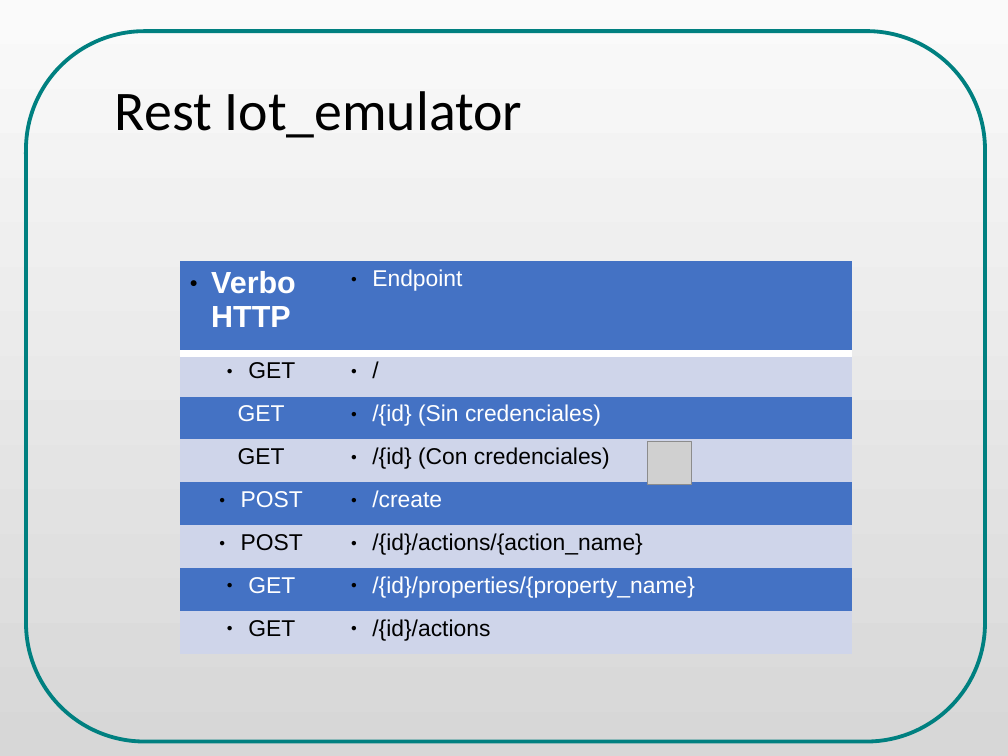
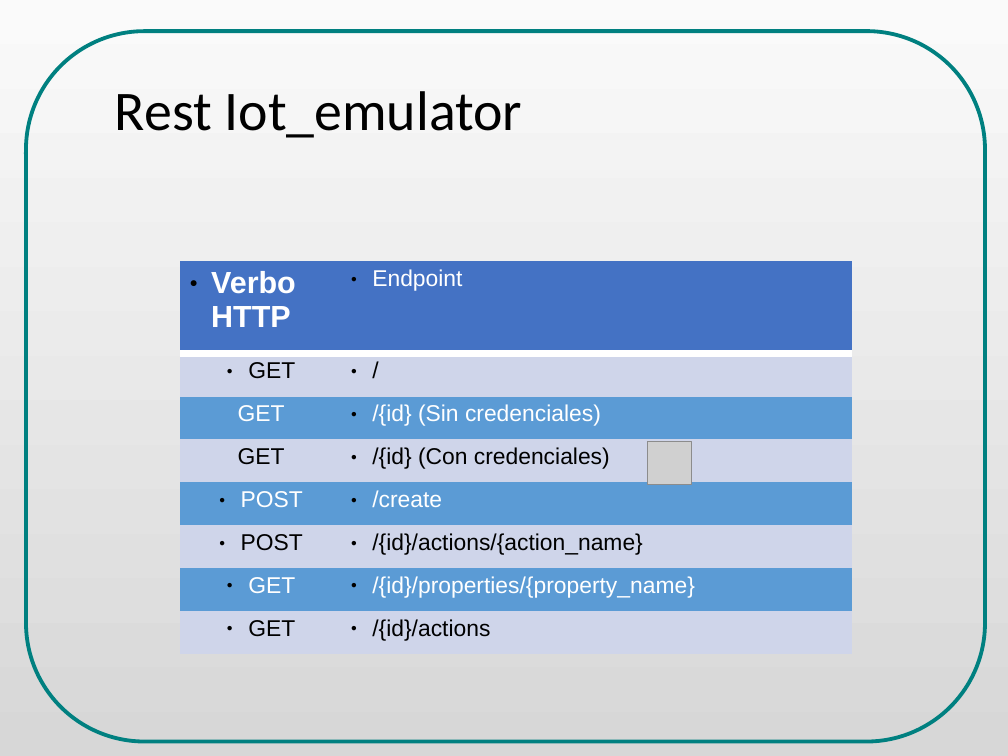
Before and after one commit to danielsalgadop/sac, a slide deck: slide 41 of docs/presentation/social_access_controller_ODP_final.odp. Drawn at 1008x756 pixels with LibreOffice and Linux fonts; fonts in the diff are those of the drawing; grey boxes stand for pictures. Boxes give left, top, right and bottom in pixels: in the first picture for what was removed or moved away, otherwise in the second. Text is boxed around its words. In the diff, an @@ line names an element or a change of style, - is before the commit and + after.

```diff
--- a/docs/presentation/social_access_controller_ODP_final.odp
+++ b/docs/presentation/social_access_controller_ODP_final.odp
@@ table at [180,262,853,645] @@
@@ fill #4472C4 to #5B9BD5 in 6 cells @@
```
Also in this commit, not shown: 5 other slides changed, 1 slide added, 1 slide removed.
